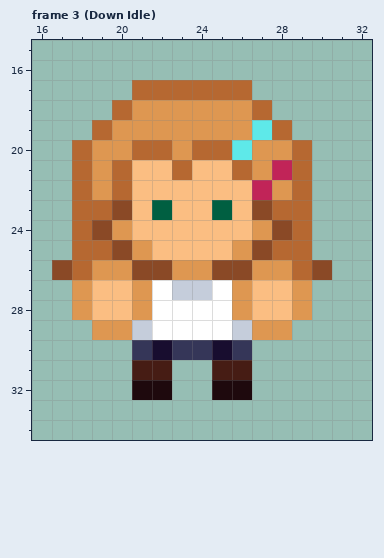
File history of a pixel-art file, DetentionProject/Aseprite/Npc's/Laura.aseprite. The picture above is the old version.
48x48 pixels, 6 frames. Shown: frame 3 (Down Idle): x 16..32, y 15..34. The commit also changed other frames, which this record leaves out.
After the commit:
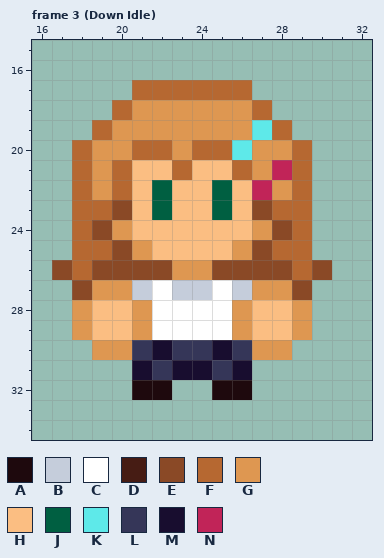
Palette (. is transparent): A #1e090d  B #c5cddb  C #ffffff  D #461c14  E #8a4926  F #b66831  G #de9751  H #fbbe82  J #005f41  K #5ee9e9  L #353658  M #180d2f  N #c12458
The edit:
Frame 3 (Down Idle), layers "hands", "head", "body":
y 22: x 22 H -> J; x 25 H -> J
y 26: x 19..20 GG -> EE; x 27..28 GG -> EE
y 27: x 18..21 GHHG -> EGGB; x 26..29 GHHG -> BGGE
y 29: x 18..21 .GGB -> GHHG; x 26..29 BGG. -> GHHG
y 30: x 19..20 .. -> GG; x 27..28 .. -> GG
y 31: x 21..26 DD..DD -> MLMMLM
Boxes around the changes in both pictures, in picture pixels (x1, y1, x2, y2):
changed: (72, 180, 312, 380)
